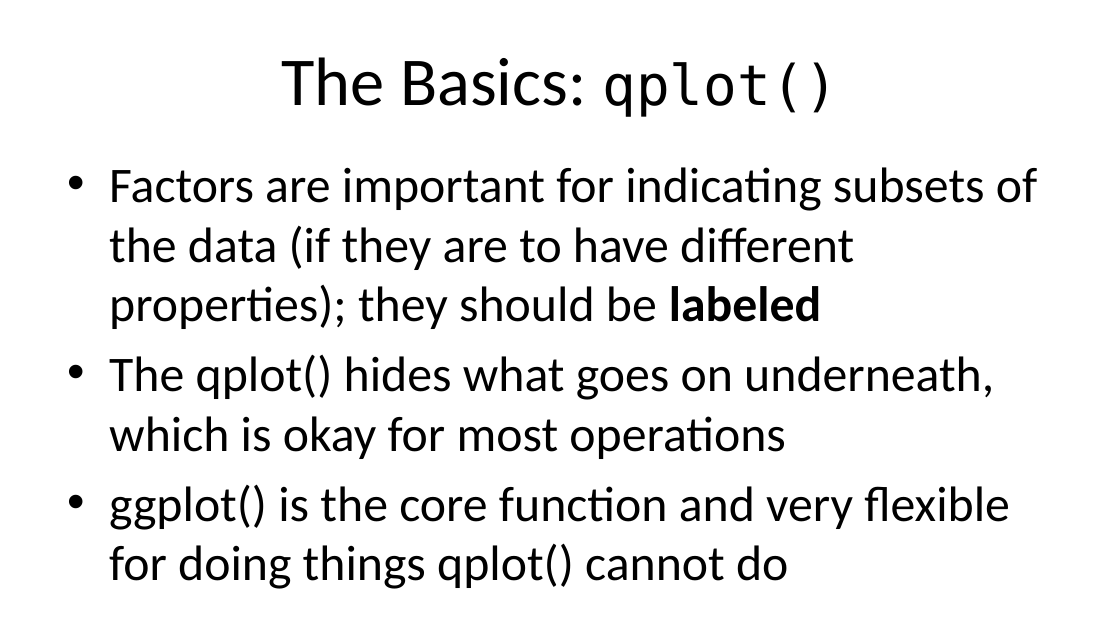
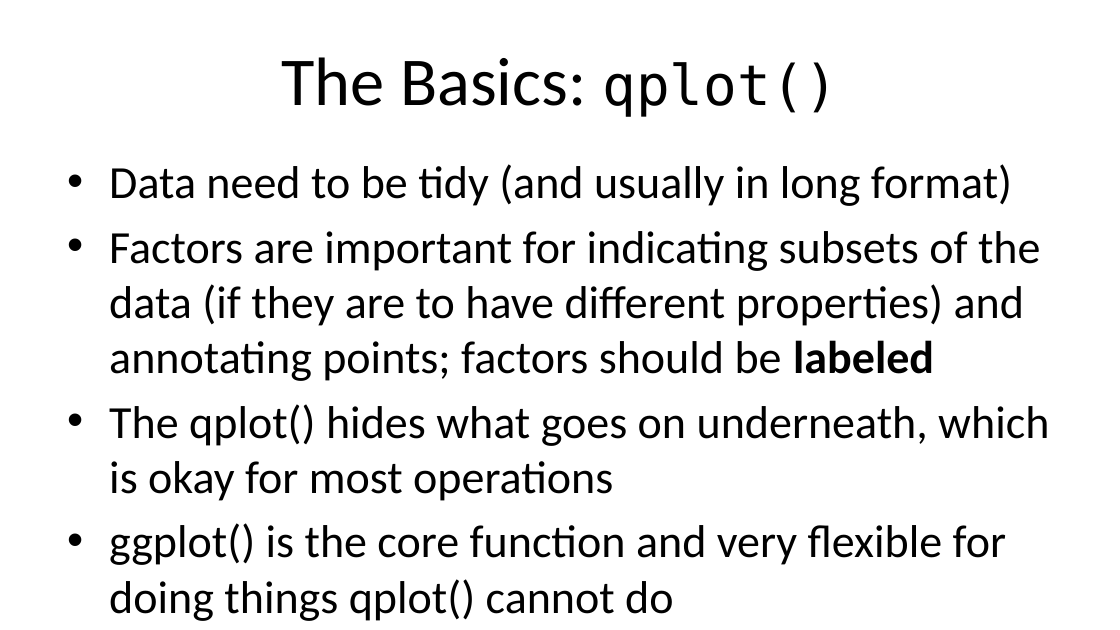
Before and after one commit to Max201510/Biostat776, a slide deck: slide 11 of notes/ggplot2_part1.pptx. Drawn at 1120x630 pixels with LibreOffice and Linux fonts; fonts in the diff are those of the drawing. Boxes give left, top, right and bottom in pixels: in the first picture for what was removed or moved away, otherwise in the second. Text is boxed around its words. In the diff, an @@ line names an element or a change of style, - is before the commit and + after.

Commit message:
Update slides for ggplot2 p1

```diff
--- a/notes/ggplot2_part1.pptx
+++ b/notes/ggplot2_part1.pptx
@@ text at (109, 164, 1040, 381): text changed; size 32 to 29.6 pt @@
-• Factors are important for indicating subsets of the data (if they are to have different properties); they should be labeled
+• Data need to be tidy (and usually in long format)
+• Factors are important for indicating subsets of the data (if they are to have different properties) and annotating points; factors should be labeled
@@ text at (109, 404, 1049, 565): size 32 to 29.6 pt in "The qplot() hides what goes on underneath, ...", "ggplot() is the core function and very ..." @@
```
Also in this commit, not shown: 7 other slides changed, 1 slide added.
